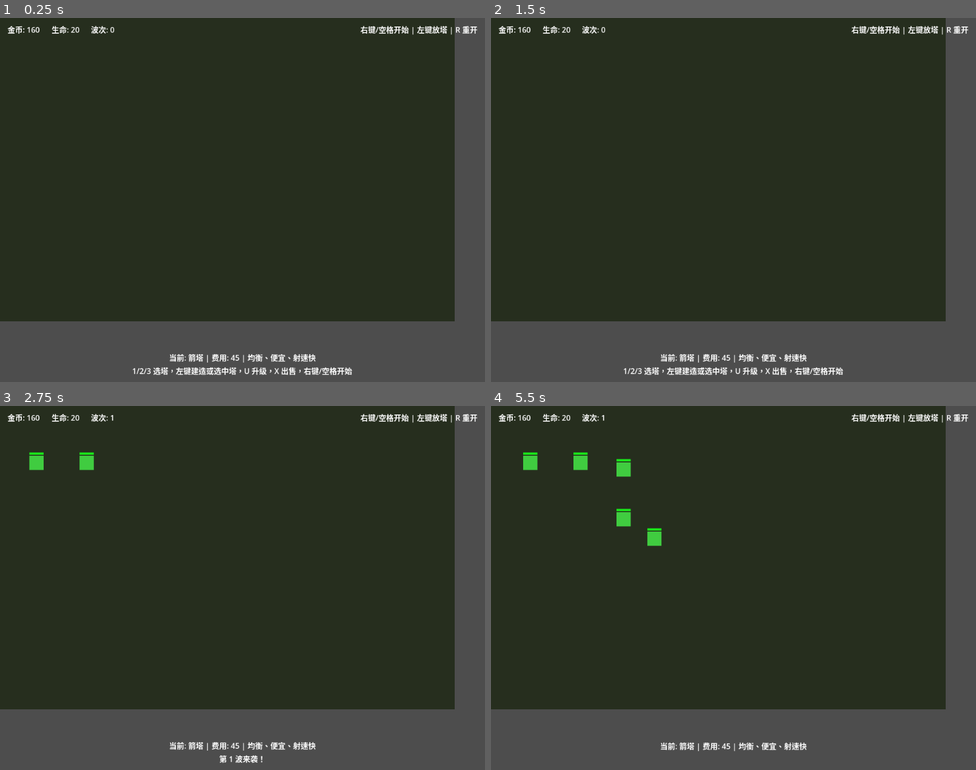
Above: before the commit, frames 1-4 (two rows, left to right).
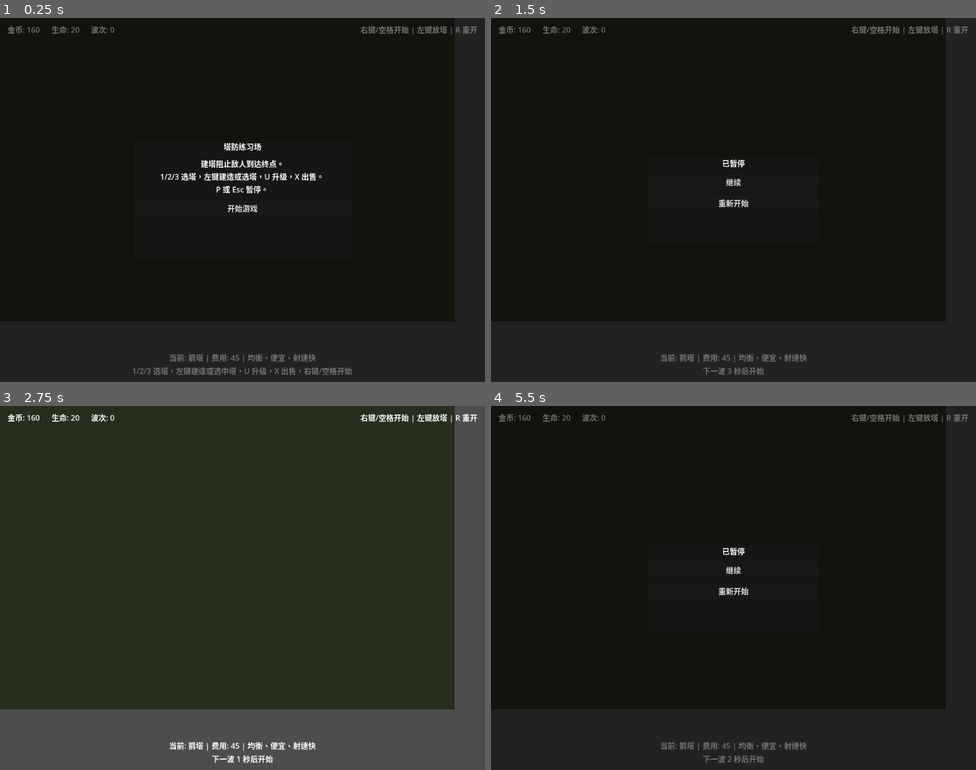
Above: after the commit, the same moments.

Repository: liang04/TowerDefense
Game: Godot game, scene res://scenes/main.tscn
Two runs of this game, one before a commit and one after it. Both use one fixed random seed, a clock stepped at 60 frames per second and the inputs below.
Inputs (mouse positions are in pixels of both pictures, inside the frame that each line leads up to):
- Up to frame 1 (0.25 s): no input
- Up to frame 2 (1.5 s): click (733, 207) at 0.5 s, where only the run after the commit has a clickable "开始游戏"; tap Enter at 1.25 s; move the mouse to (840, 181) at 1.27 s; tap P at 1.35 s; click (840, 181) at 1.42 s
- Up to frame 3 (2.75 s): tap Space at 1.52 s; click (242, 569) at 2 s, where only the run after the commit has a clickable "继续"
- Up to frame 4 (5.5 s): move the mouse to (636, 606) at 2.77 s; tap P at 2.85, 5.3 s; click (636, 606) at 2.92 s; tap Space at 3.02 s; click (733, 591) at 3.5 s, where only the run after the commit has a clickable "重新开始"; click (733, 595) at 4.25 s, where only the run after the commit has a clickable "开始游戏"; move the mouse to (782, 507) at 5.02 s; tap 1 at 5.1 s; click (782, 507) at 5.17 s

The runs differ from the first frame. In frame 1, 86% of the frame differs, in the area x 0-100%, y 0-100%; in frame 2, 92%; in frame 3, 0.5%; in frame 4, 92%.

Commit message:
Add game shell and wave countdown

Diff:
--- a/scenes/main.tscn
+++ b/scenes/main.tscn
@@ -77,3 +77,117 @@
 [node name="MessageLabel" type="Label" parent="HUD/MarginContainer/VBoxContainer"]
 layout_mode = 2
 horizontal_alignment = 1
+
+[node name="Overlay" type="Control" parent="HUD"]
+visible = false
+anchors_preset = 15
+anchor_right = 1.0
+anchor_bottom = 1.0
+grow_horizontal = 2
+grow_vertical = 2
+
+[node name="Dim" type="ColorRect" parent="HUD/Overlay"]
+layout_mode = 1
+anchors_preset = 15
+anchor_right = 1.0
+anchor_bottom = 1.0
+grow_horizontal = 2
+grow_vertical = 2
+color = Color(0, 0, 0, 0.55)
+
+[node name="StartPanel" type="PanelContainer" parent="HUD/Overlay"]
+layout_mode = 1
+anchors_preset = 8
+anchor_left = 0.5
+anchor_top = 0.5
+anchor_right = 0.5
+anchor_bottom = 0.5
+offset_left = -230.0
+offset_top = -125.0
+offset_right = 230.0
+offset_bottom = 125.0
+grow_horizontal = 2
+grow_vertical = 2
+
+[node name="StartBox" type="VBoxContainer" parent="HUD/Overlay/StartPanel"]
+layout_mode = 2
+theme_override_constants/separation = 12
+
+[node name="StartTitle" type="Label" parent="HUD/Overlay/StartPanel/StartBox"]
+layout_mode = 2
+text = "塔防练习场"
+horizontal_alignment = 1
+
+[node name="StartHelp" type="Label" parent="HUD/Overlay/StartPanel/StartBox"]
+layout_mode = 2
+text = "建塔阻止敌人到达终点。\n1/2/3 选塔，左键建造或选塔，U 升级，X 出售。\nP 或 Esc 暂停。"
+horizontal_alignment = 1
+
+[node name="StartButton" type="Button" parent="HUD/Overlay/StartPanel/StartBox"]
+layout_mode = 2
+text = "开始游戏"
+
+[node name="PausePanel" type="PanelContainer" parent="HUD/Overlay"]
+visible = false
+layout_mode = 1
+anchors_preset = 8
+anchor_left = 0.5
+anchor_top = 0.5
+anchor_right = 0.5
+anchor_bottom = 0.5
+offset_left = -180.0
+offset_top = -90.0
+offset_right = 180.0
+offset_bottom = 90.0
+grow_horizontal = 2
+grow_vertical = 2
+
+[node name="PauseBox" type="VBoxContainer" parent="HUD/Overlay/PausePanel"]
+layout_mode = 2
+theme_override_constants/separation = 12
+
+[node name="PauseTitle" type="Label" parent="HUD/Overlay/PausePanel/PauseBox"]
+layout_mode = 2
+text = "已暂停"
+horizontal_alignment = 1
+
+[node name="ResumeButton" type="Button" parent="HUD/Overlay/PausePanel/PauseBox"]
+layout_mode = 2
+text = "继续"
+
+[node name="RestartPauseButton" type="Button" parent="HUD/Overlay/PausePanel/PauseBox"]
+layout_mode = 2
+text = "重新开始"
+
+[node name="ResultPanel" type="PanelContainer" parent="HUD/Overlay"]
+visible = false
+layout_mode = 1
+anchors_preset = 8
+anchor_left = 0.5
+anchor_top = 0.5
+anchor_right = 0.5
+anchor_bottom = 0.5
+offset_left = -220.0
+offset_top = -130.0
+offset_right = 220.0
+offset_bottom = 130.0
+grow_horizontal = 2
+grow_vertical = 2
+
+[node name="ResultBox" type="VBoxContainer" parent="HUD/Overlay/ResultPanel"]
+layout_mode = 2
+theme_override_constants/separation = 12
+
+[node name="ResultTitle" type="Label" parent="HUD/Overlay/ResultPanel/ResultBox"]
+layout_mode = 2
+text = "结算"
+horizontal_alignment = 1
+
+[node name="ResultStats" type="Label" parent="HUD/Overlay/ResultPanel/ResultBox"]
+layout_mode = 2
+text = "统计"
+horizontal_alignment = 1
+
+[node name="RestartResultButton" type="Button" parent="HUD/Overlay/ResultPanel/ResultBox"]
+layout_mode = 2
+text = "再来一局"
--- a/scripts/enemy.gd
+++ b/scripts/enemy.gd
@@ -95,6 +95,7 @@
 
 ## 被击杀
 func _on_killed() -> void:
+	GameManager.notify_enemy_killed()
 	GameManager.add_gold(reward)
 	queue_free()
 
--- a/scripts/game_manager.gd
+++ b/scripts/game_manager.gd
@@ -6,8 +6,10 @@
 signal gold_changed(new_gold: int)
 signal lives_changed(new_lives: int)
 signal game_over
+signal game_won
 signal wave_started(wave_num: int)
 signal wave_completed(wave_num: int)
+signal wave_countdown(seconds_left: int)
 signal tower_selection_changed(tower_type: String)
 
 ## ---- 常量 ----
@@ -60,6 +62,9 @@
 var lives: int = STARTING_LIVES
 var is_game_over: bool = false
 var selected_tower_type: String = "arrow"
+var current_wave: int = 0
+var enemies_killed: int = 0
+var enemies_leaked: int = 0
 
 ## 网格占用表：key = Vector2i(列, 行), value = true 表示已占用
 var occupied_cells: Dictionary = {}
@@ -186,10 +191,14 @@
 	gold += amount
 	gold_changed.emit(gold)
 
+func notify_enemy_killed() -> void:
+	enemies_killed += 1
+
 ## 怪物到达终点
 func lose_life(amount: int = 1) -> void:
 	if is_game_over:
 		return
+	enemies_leaked += amount
 	lives -= amount
 	if lives < 0:
 		lives = 0
@@ -200,15 +209,28 @@
 
 ## 波次事件
 func notify_wave_started(wave_num: int) -> void:
+	current_wave = wave_num
 	wave_started.emit(wave_num)
 
 func notify_wave_completed(wave_num: int) -> void:
 	wave_completed.emit(wave_num)
+
+func notify_wave_countdown(seconds_left: int) -> void:
+	wave_countdown.emit(seconds_left)
+
+func win_game() -> void:
+	if is_game_over:
+		return
+	is_game_over = true
+	game_won.emit()
 
 func reset_game() -> void:
 	gold = STARTING_GOLD
 	lives = STARTING_LIVES
 	is_game_over = false
+	current_wave = 0
+	enemies_killed = 0
+	enemies_leaked = 0
 	occupied_cells.clear()
 	towers_by_cell.clear()
 	selected_tower_type = "arrow"
--- a/scripts/hud.gd
+++ b/scripts/hud.gd
@@ -14,19 +14,39 @@
 @onready var wave_label: Label = $MarginContainer/VBoxContainer/TopBar/WaveLabel
 @onready var info_label: Label = $MarginContainer/VBoxContainer/InfoLabel
 @onready var message_label: Label = $MarginContainer/VBoxContainer/MessageLabel
+@onready var overlay: Control = $Overlay
+@onready var start_panel: PanelContainer = $Overlay/StartPanel
+@onready var pause_panel: PanelContainer = $Overlay/PausePanel
+@onready var result_panel: PanelContainer = $Overlay/ResultPanel
+@onready var result_title: Label = $Overlay/ResultPanel/ResultBox/ResultTitle
+@onready var result_stats: Label = $Overlay/ResultPanel/ResultBox/ResultStats
+@onready var start_button: Button = $Overlay/StartPanel/StartBox/StartButton
+@onready var resume_button: Button = $Overlay/PausePanel/PauseBox/ResumeButton
+@onready var restart_pause_button: Button = $Overlay/PausePanel/PauseBox/RestartPauseButton
+@onready var restart_result_button: Button = $Overlay/ResultPanel/ResultBox/RestartResultButton
 
 ## ---- 生命周期 ----
 func _ready() -> void:
+	process_mode = Node.PROCESS_MODE_ALWAYS
+
 	# 连接 GameManager 信号
 	GameManager.gold_changed.connect(_on_gold_changed)
 	GameManager.lives_changed.connect(_on_lives_changed)
 	GameManager.wave_started.connect(_on_wave_started)
 	GameManager.wave_completed.connect(_on_wave_completed)
+	GameManager.wave_countdown.connect(_on_wave_countdown)
 	GameManager.game_over.connect(_on_game_over)
+	GameManager.game_won.connect(_on_game_won)
 	GameManager.tower_selection_changed.connect(_on_tower_selection_changed)
+
+	start_button.pressed.connect(_on_start_pressed)
+	resume_button.pressed.connect(_on_resume_pressed)
+	restart_pause_button.pressed.connect(_on_restart_pressed)
+	restart_result_button.pressed.connect(_on_restart_pressed)
 
 	# 初始化显示
 	_update_all()
+	show_start_screen()
 
 ## ---- 更新方法 ----
 
@@ -50,8 +70,14 @@
 func _on_wave_completed(wave_num: int) -> void:
 	show_message("第 %d 波已清理，下一波即将开始" % wave_num)
 
+func _on_wave_countdown(seconds_left: int) -> void:
+	show_message("下一波 %d 秒后开始" % seconds_left)
+
 func _on_game_over() -> void:
-	show_message("游戏结束！按 R 重开", true)
+	show_result_screen(false)
+
+func _on_game_won() -> void:
+	show_result_screen(true)
 
 func _on_tower_selection_changed(_tower_type: String) -> void:
 	_update_selected_tower_text()
@@ -92,3 +118,51 @@
 		return
 	if message_label.text == text:
 		message_label.text = ""
+
+func show_start_screen() -> void:
+	overlay.visible = true
+	start_panel.visible = true
+	pause_panel.visible = false
+	result_panel.visible = false
+
+func hide_overlay() -> void:
+	overlay.visible = false
+	start_panel.visible = false
+	pause_panel.visible = false
+	result_panel.visible = false
+
+func show_pause_screen() -> void:
+	overlay.visible = true
+	start_panel.visible = false
+	pause_panel.visible = true
+	result_panel.visible = false
+
+func hide_pause_screen() -> void:
+	if pause_panel.visible:
+		hide_overlay()
+
+func show_result_screen(won: bool) -> void:
+	overlay.visible = true
+	start_panel.visible = false
+	pause_panel.visible = false
+	result_panel.visible = true
+	result_title.text = "胜利" if won else "失败"
+	result_stats.text = "到达波次: %d\n击杀敌人: %d\n漏掉敌人: %d\n剩余生命: %d\n剩余金币: %d" % [
+		GameManager.current_wave,
+		GameManager.enemies_killed,
+		GameManager.enemies_leaked,
+		GameManager.lives,
+		GameManager.gold,
+	]
+
+func _on_start_pressed() -> void:
+	hide_overlay()
+	get_parent().call("_start_game")
+
+func _on_resume_pressed() -> void:
+	get_tree().paused = false
+	hide_overlay()
+
+func _on_restart_pressed() -> void:
+	get_tree().paused = false
+	get_parent().call("_restart_game")
--- a/scripts/main.gd
+++ b/scripts/main.gd
@@ -18,6 +18,7 @@
 
 ## ---- 生命周期 ----
 func _ready() -> void:
+	process_mode = Node.PROCESS_MODE_ALWAYS
 	# 连接信号
 	GameManager.game_over.connect(_on_game_over)
 	wave_spawner.connect("all_waves_completed", _on_all_waves_completed)
@@ -32,6 +33,15 @@
 		queue_redraw()
 
 func _unhandled_input(event: InputEvent) -> void:
+	if event is InputEventKey and event.pressed and not event.echo:
+		if event.keycode == KEY_ESCAPE or event.keycode == KEY_P:
+			_toggle_pause()
+			return
+		if get_tree().paused:
+			return
+	elif get_tree().paused:
+		return
+
 	if event is InputEventMouseButton and event.pressed and event.button_index == MOUSE_BUTTON_LEFT:
 		_try_place_tower()
 
@@ -122,6 +132,7 @@
 func _start_game() -> void:
 	if _game_started or GameManager.is_game_over:
 		return
+	hud.call("hide_overlay")
 	_game_started = true
 	wave_spawner.call("start_next_wave")
 
@@ -129,6 +140,16 @@
 	get_tree().paused = false
 	GameManager.reset_game()
 	get_tree().reload_current_scene()
+
+func _toggle_pause() -> void:
+	if GameManager.is_game_over or not _game_started:
+		return
+	var tree := get_tree()
+	tree.paused = not tree.paused
+	if tree.paused:
+		hud.call("show_pause_screen")
+	else:
+		hud.call("hide_pause_screen")
 
 ## ---- 地图绘制 ----
 
@@ -198,5 +219,5 @@
 
 func _on_all_waves_completed() -> void:
 	# 胜利！
-	GameManager.is_game_over = true
-	hud.call("show_message", "恭喜通关！", true)
+	GameManager.win_game()
+	get_tree().paused = true
--- a/scripts/wave_spawner.gd
+++ b/scripts/wave_spawner.gd
@@ -8,6 +8,8 @@
 ## ---- 波次配置 ----
 ## 后续规模变大时可改为 Resource 或 JSON 加载
 ## groups 中每组：[数量, 生成间隔, 类型, 血量, 速度, 奖励]
+const COUNTDOWN_SECONDS := 3
+
 var waves: Array[Dictionary] = [
 	{"groups": [
 		{"count": 5, "interval": 0.9, "type": "grunt", "hp": 30, "speed": 118.0, "reward": 10, "color": Color(0.25, 0.8, 0.25)},
@@ -40,6 +42,7 @@
 var _is_spawning: bool = false
 var _is_finished: bool = false
 var _current_group: int = 0
+var _is_waiting_to_spawn: bool = false
 
 ## ---- 节点引用 ----
 @onready var enemies_container: Node2D = get_node("../Enemies")
@@ -54,12 +57,18 @@
 
 ## 开始下一波
 func start_next_wave() -> void:
-	if _is_spawning or GameManager.is_game_over or _is_finished:
+	if _is_spawning or _is_waiting_to_spawn or GameManager.is_game_over or _is_finished:
 		return
 
 	if _current_wave >= waves.size():
 		_is_finished = true
 		all_waves_completed.emit()
+		return
+
+	_is_waiting_to_spawn = true
+	await _run_countdown()
+	_is_waiting_to_spawn = false
+	if GameManager.is_game_over or _is_finished or not is_inside_tree():
 		return
 
 	_is_spawning = true
@@ -121,6 +130,16 @@
 	var groups: Array = waves[_current_wave]["groups"]
 	return groups[_current_group]
 
+func _run_countdown() -> void:
+	for seconds_left in range(COUNTDOWN_SECONDS, 0, -1):
+		GameManager.notify_wave_countdown(seconds_left)
+		if not is_inside_tree():
+			return
+		var tree := get_tree()
+		await tree.create_timer(1.0).timeout
+		if GameManager.is_game_over:
+			return
+
 func _on_enemy_died() -> void:
 	_enemies_alive -= 1
 	if GameManager.is_game_over:
Not shown, changed: docs/game_design.md
